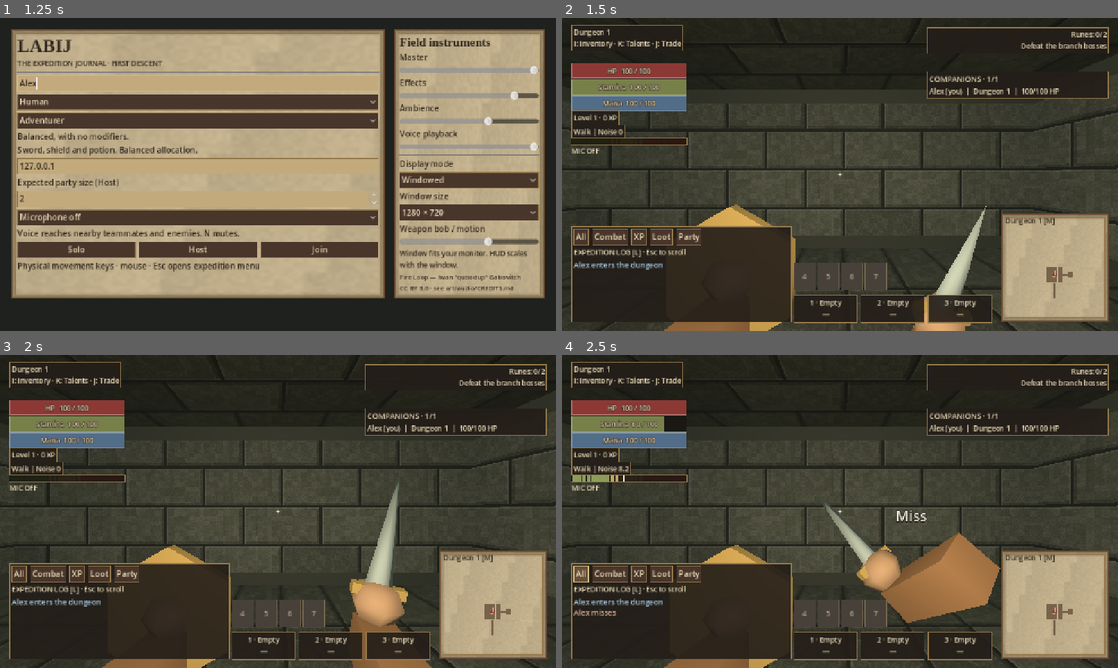
Above: before the commit, frames 1-4 (two rows, left to right).
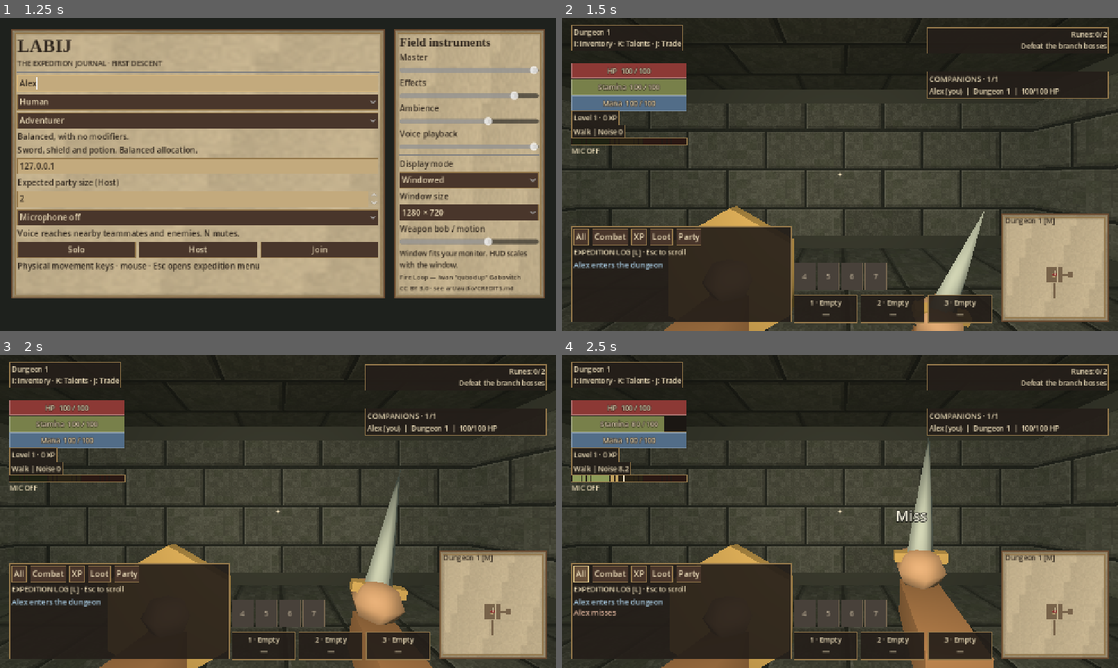
Above: after the commit, the same moments.

Repository: tdonnenfeld/LABIJ
Game: Godot game, scene res://game/main.tscn
The game is run twice, just before and just after one commit, with the same random seed, the same clock (stepped at 60 frames per second) and the same inputs. Sound files missing from this copy of the repository are replaced by a short silence.
Inputs (mouse positions are in pixels of both pictures, inside the frame that each line leads up to):
- Up to frame 1 (1.25 s): click (200, 83) at 0.52 s; type "Alex" at 0.6 s
- Up to frame 2 (1.5 s): click "Solo" at 1.25 s
- Up to frame 3 (2 s): no input
- Up to frame 4 (2.5 s): click "All" at 2 s

Frame 1 is identical in both runs. In frame 2, 0.2% of the frame differs, in the area x 18-77%, y 59-100%; in frame 3, 0.3%; in frame 4, 5.9%, in the area x 17-79%, y 28-100%.
Error in both runs: Invalid call to function 'animate' in base 'Node3D (actor_rig.gd)'. Expected 8 argument(s). (res://game/world.gd:296)

Commit message:
Animate full weapon swing curves, casting gestures and damped first-person movement

Diff:
--- a/game/visuals/first_person_hands.gd
+++ b/game/visuals/first_person_hands.gd
@@ -1,5 +1,6 @@
 extends Node3D
 
+const Motion = preload("res://game/visuals/motion_curves.gd")
 const Spells = preload("res://game/combat/spells.gd")
 const Catalog = preload("res://game/items/catalog.gd")
 const Assets = preload("res://game/visuals/asset_registry.gd")
@@ -28,6 +29,12 @@
 var previous_aim := Vector2.ZERO
 var sway := Vector2.ZERO
 var last_drawing := false
+var breath_clock := 0.0
+var previous_velocity := Vector3.ZERO
+var inertia := Vector3.ZERO
+var aim_blend := 0.0
+var cast_pose := 0.0
+var cast_release := 0.0
 
 func _ready() -> void:
 	right = Node3D.new()
@@ -66,30 +73,40 @@
 	var distance := Vector2(at.x - previous.x, at.z - previous.z).length() if sampled and absf(at.y - previous.y) < 5.0 else 0.0
 	previous = at
 	sampled = true
-	speed = lerpf(speed, minf(7.0, distance / maxf(delta, 0.001)) if distance < 2.0 else 0.0, minf(1.0, delta * 10.0))
-	clock += delta * (3.0 + speed * 2.2)
+	speed = lerpf(speed, minf(7.0, distance / maxf(delta, 0.001)) if distance < 2.0 else 0.0, Motion.blend(delta, 10.0))
+	clock += delta * speed * 2.6
+	breath_clock += delta * 1.8
 	var bob := sin(clock) * minf(1.0, speed / 4.5) * 0.028 * motion
+	var breath := sin(breath_clock) * 0.008 * motion
 	var potions: int = actor.inventory.count("potion") + actor.inventory.belt
 	if last_hp >= 0.0 and actor.health > last_hp and potions < last_potions:
 		drink_time = 0.85
 	last_hp = actor.health
 	last_potions = potions
 	drink_time = maxf(0.0, drink_time - delta)
-	var weight := minf(1.0, delta * 15.0)
+	var weight := Motion.blend(delta, 22.0)
 	var casting: bool = actor.cast_id != ""
-	var aim := Vector2(actor.heading, actor.look_pitch)
+	var aim := Vector2(actor.camera.global_rotation.y, actor.camera.rotation.x) if actor.camera else Vector2(actor.heading, actor.look_pitch)
 	var aim_change := Vector2(wrapf(aim.x - previous_aim.x, -PI, PI), aim.y - previous_aim.y)
 	previous_aim = aim
-	sway = sway.lerp((aim_change * -0.5).limit_length(0.12), minf(1.0, delta * 12.0))
+	sway = sway.lerp((aim_change / maxf(delta, 0.001) * -0.012).limit_length(0.12), Motion.blend(delta, 14.0))
+	aim_blend = lerpf(aim_blend, 1.0 if actor.aiming else 0.0, Motion.blend(delta, 12.0))
+	var local_velocity: Vector3 = actor.global_basis.inverse() * actor.velocity
+	inertia = inertia.lerp(((previous_velocity - local_velocity) * 0.012).limit_length(0.06), Motion.blend(delta, 8.0))
+	previous_velocity = local_velocity
 	equip_time = maxf(0.0, equip_time - delta)
 	if last_drawing and not actor.bow_drawing and actor.attack_phase != 0:
 		release_time = 0.18
 	last_drawing = actor.bow_drawing
+	if last_cast != "" and not casting:
+		cast_release = 0.24
 	if (last_phase == 1 and actor.attack_phase == 2) or (last_cast != "" and not casting):
 		release_time = 0.18
 	last_phase = actor.attack_phase
 	last_cast = actor.cast_id
 	release_time = maxf(0.0, release_time - delta)
+	cast_release = maxf(0.0, cast_release - delta)
+	cast_pose = lerpf(cast_pose, 1.0 if casting else 0.0, Motion.blend(delta, 12.0))
 	cast_charge = move_toward(cast_charge, 1.0 if casting else 0.0, delta * 4.0)
 	if casting:
 		var stats := Spells.get_spell(actor.cast_id)
@@ -97,46 +114,51 @@
 			cast_color = stats[6]
 	spell_material.albedo_color = cast_color
 	spell_material.emission = cast_color
-	var target := Vector3(0.36 + bob, -0.33 + absf(bob), -0.75)
+	var target := Vector3(0.36 + bob, -0.33 + absf(bob) + breath, -0.75)
 	var rot := Vector3(0.10, -0.15, -0.14)
+	var item = Catalog.get_item(key[0])
+	var poses := Motion.swing(key[0])
+	var offset: Vector3 = Vector3.ZERO
+	var rotation_offset: Vector3 = Vector3.ZERO
 	if actor.attack_phase == 1:
-		target += Vector3(0.15, 0.12, 0.05)
-		rot = Vector3(0.75, -0.5, -0.35)
+		var p := Motion.smooth(Motion.progress(actor.attack_timer, item.windup * actor.attack_speed_factor()))
+		offset = Vector3.ZERO.lerp(poses[0], p)
+		rotation_offset = Vector3.ZERO.lerp(poses[1], p)
 	elif actor.attack_phase == 2:
-		target += Vector3(-0.24, 0.08, -0.17)
-		rot = Vector3(-0.8, 0.55, 0.70)
-	if actor.attack_phase != 0:
-		var item_id: String = key[0]
-		var windup: bool = actor.attack_phase == 1
-		if Catalog.get_item(item_id).projectile_speed > 0:
-			target = Vector3(0.23, -0.19, -0.70 if windup else -0.86)
-			rot = Vector3(-0.12, -0.25, -0.08)
-		elif "spear" in item_id or "dagger" in item_id:
-			target = Vector3(0.32, -0.25, -0.55 if windup else -1.03)
-			rot = Vector3(0.1, -0.12, -0.18)
-		elif "axe" in item_id:
-			target.y += 0.18 if windup else -0.08
-			rot.x = 1.15 if windup else -1.25
-	if casting:
-		target = Vector3(0.22, -0.16, -0.72)
-		rot.x = -0.4
+		var p := Motion.progress(actor.attack_timer, item.recovery * actor.attack_speed_factor())
+		var windup: Vector3 = poses[0]
+		var windup_rot: Vector3 = poses[1]
+		offset = windup.lerp(poses[2], Motion.strike(p)).lerp(Vector3.ZERO, Motion.settle(p))
+		rotation_offset = windup_rot.lerp(poses[3], Motion.strike(p)).lerp(Vector3.ZERO, Motion.settle(p))
+	target += offset
+	rot += rotation_offset
+	if cast_pose > 0.01:
+		var spell_target := Vector3(0.22, -0.16, -0.72)
+		if actor.cast_id == "fireball":
+			spell_target += Vector3(0.12, 0.15, 0.10)
+		elif actor.cast_id in ["spark", "thunder"]:
+			spell_target.z -= 0.15
+		elif actor.cast_id in ["stonebolt", "boulder"]:
+			spell_target.y -= 0.10
+		target = target.lerp(spell_target, cast_pose)
+		rot = rot.lerp(Vector3(-0.4, -0.15, -0.25), cast_pose)
+	target.z -= sin(cast_release / 0.24 * PI) * 0.17
 	if actor.bow_drawing:
 		target = Vector3(0.18, -0.18, -0.78)
 		rot = Vector3(-0.08, -0.2, -0.08)
-	if actor.aiming:
-		target.x *= 0.5
-		target.y += 0.08
+	target.x *= lerpf(1.0, 0.5, aim_blend)
+	target.y += 0.08 * aim_blend
 	var draw_weight := 1.4 if "axe" in str(key[0]) else (0.8 if "dagger" in str(key[0]) else 1.0)
-	target.y -= equip_time * draw_weight
+	target.y -= Motion.smooth(equip_time / 0.35) * 0.35 * draw_weight
 	rot.x += equip_time * 1.5 * draw_weight
-	target += Vector3(sway.x, sway.y, 0.0) * motion
+	target += (Vector3(sway.x, sway.y, 0.0) + inertia) * motion * (1.0 - aim_blend * 0.6)
 	target.z += release_time * 0.45
 	rot.x += release_time * 1.3
 	right.position = right.position.lerp(target, weight)
 	right.rotation = right.rotation.lerp(rot, weight)
-	var left_target := Vector3(-0.40 - bob, -0.38 + absf(bob), -0.76)
+	var left_target := Vector3(-0.40 - bob, -0.38 + absf(bob) + breath, -0.76)
 	if actor.bow_drawing:
-		left_target = Vector3(-0.12, -0.18, lerpf(-0.72, -0.30, actor.bow_charge))
+		left_target = Vector3(-0.12, -0.18, lerpf(-0.72, -0.30, Motion.smooth(actor.bow_charge)))
 	elif casting:
 		left_target = Vector3(-0.22, -0.14, -0.66)
 	elif Catalog.get_item(key[0]).projectile_speed > 0 and actor.attack_phase == 1:
@@ -144,7 +166,9 @@
 	if actor.blocking:
 		left_target = Vector3(-0.19, -0.09, -0.64)
 	if drink_time > 0.0:
-		left_target = Vector3(-0.15, 0.02, -0.47)
+		var lift := sin(PI * (1.0 - drink_time / 0.85))
+		left_target = left_target.lerp(Vector3(-0.15, 0.02, -0.47), lift)
+	left_target += Vector3(sway.x, sway.y, 0.0) * motion * 0.65
 	left.position = left.position.lerp(left_target, weight)
 	left.rotation.x = lerpf(left.rotation.x, -0.35 if actor.blocking else (0.9 if drink_time > 0.0 else 0.0), weight)
 	drink.visible = drink_time > 0.0
